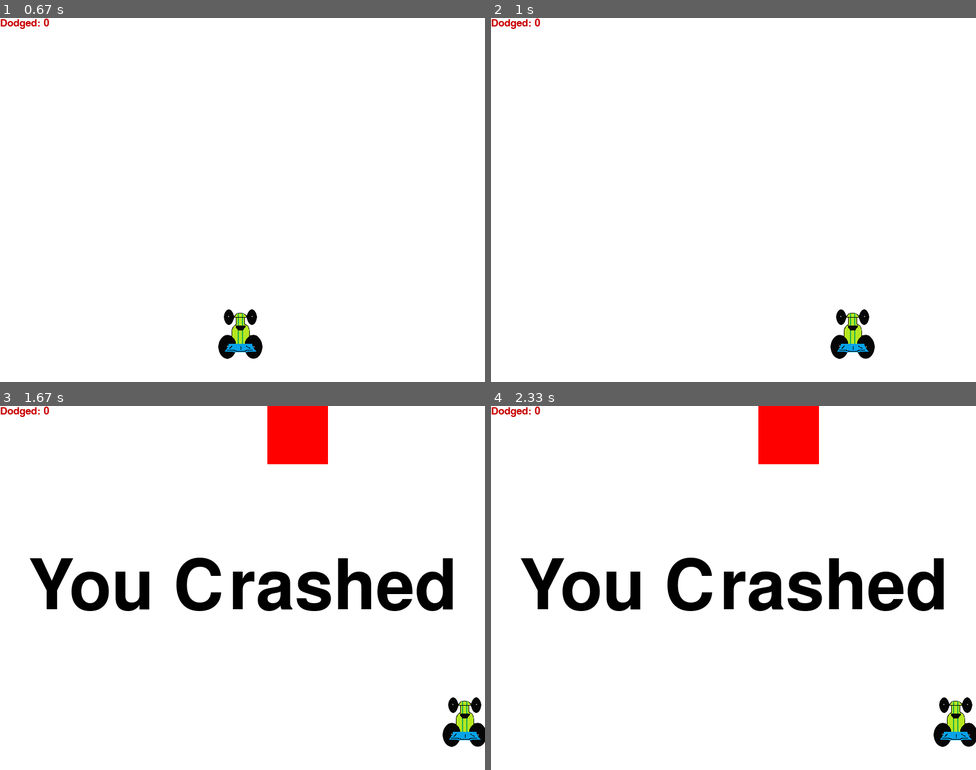
Above: before the commit, frames 1-4 (two rows, left to right).
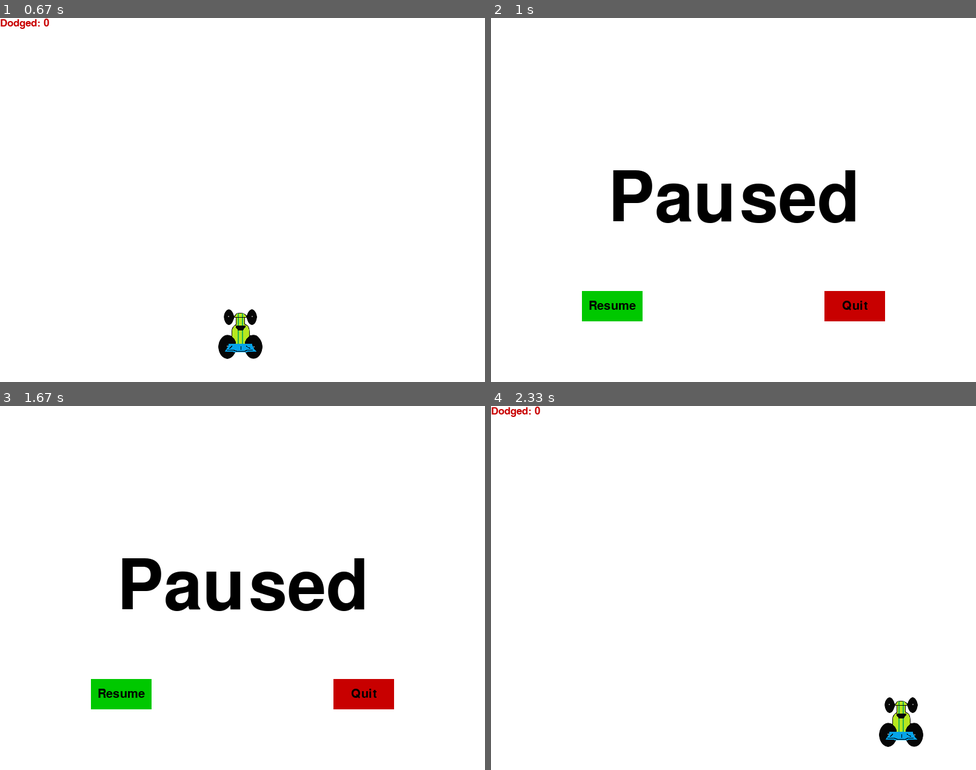
Above: after the commit, the same moments.

Repository: BugsBunnyl5/PyGame
Game: pygame game, started from a bit racey.py
Two runs of this game, one before a commit and one after it. Both use one fixed random seed, a clock stepped at 60 frames per second and the inputs below.
Inputs (mouse positions are in pixels of both pictures, inside the frame that each line leads up to):
- Up to frame 1 (0.67 s): press the mouse at (121, 305) at 0.37 s; move the mouse to (203, 294) at 0.47 s; release the mouse at (291, 280) at 0.6 s
- Up to frame 2 (1 s): hold P from 0.67 s (still down); hold Right from 0.67 s (still down); move the mouse to (583, 145) at 0.7 s
- Up to frame 3 (1.67 s): release P at 1.13 s; release Right at 1.13 s; press the mouse at (121, 693) at 1.2 s; move the mouse to (126, 606) at 1.3 s; release the mouse at (126, 515) at 1.43 s; hold P from 1.5 s (still down); hold Right from 1.5 s (still down); move the mouse to (218, 682) at 1.53 s
- Up to frame 4 (2.33 s): release P at 1.97 s; release Right at 1.97 s; press the mouse at (612, 693) at 2.03 s; move the mouse to (597, 609) at 2.13 s; release the mouse at (588, 529) at 2.27 s

Frame 1 is identical in both runs. In frame 2, 6.2% of the frame differs, in the area x 0-82%, y 0-94%; in frame 3, 11%, in the area x 0-100%, y 0-94%; in frame 4, 8.8%.

Commit message:
Fixed unpause button.

Diff:
--- a/a bit racey.py
+++ b/a bit racey.py
@@ -12,7 +12,7 @@
 red = (200, 0, 0)
 green = (0, 200, 0)
 bright_red = (255, 0, 0)
-bright_green =(0, 255, 0)
+bright_green = (0, 255, 0)
 
 colorlist = [black, green, red, bright_red, bright_green]
 
@@ -26,6 +26,9 @@
 clock = pygame.time.Clock()
 
 carImg = pygame.image.load('C:\\Users\\tomjm\\PycharmProjects\\PyGame\\racecar.png')
+
+pause = False
+
 
 def things_dodged(count):
     font = pygame.font.SysFont(None, 25)
@@ -63,18 +66,20 @@
     message_display('You Crashed')
 
 
-def button(msg, x, y, w, h, ic, ac, action = None):
+def button(msg, x, y, w, h, ic, ac, action=None):
     mouse = pygame.mouse.get_pos()
     click = pygame.mouse.get_pressed()
     print(click)
     if x + w > mouse[0] > x and y + h > mouse[1] > y:
         pygame.draw.rect(gameDisplay, ac, (x, y, w, h))
-        if click[0] == 1 and action != None:
+        if click[0] == 1 and action is not None:
             if action == "play":
                 game_loop()
             elif action == "quit":
                 pygame.quit()
                 quit()
+            elif action == "resume":
+                unpause()
     else:
         pygame.draw.rect(gameDisplay, ic, (x, y, w, h))
 
@@ -82,6 +87,31 @@
     textSurf, textRect = text_objects(msg, smallText)
     textRect.center = ((x + (w / 2)), (y + (h / 2)))
     gameDisplay.blit(textSurf, textRect)
+
+
+def unpause():
+    global pause
+    pause = False
+
+
+def paused():
+    while pause:
+        for event in pygame.event.get():
+            if event.type == pygame.QUIT:
+                pygame.quit()
+                quit()
+        gameDisplay.fill(white)
+        largeText = pygame.font.Font('freesansbold.ttf', 115)
+        TextSurf, TextRect = text_objects("Paused", largeText)
+        TextRect.center = ((display_width / 2), (display_height / 2))
+        gameDisplay.blit(TextSurf, TextRect)
+
+        button("Resume", 150, 450, 100, 50, green, bright_green, "resume")
+        button("Quit", 550, 450, 100, 50, red, bright_red, "quit")
+
+        pygame.display.update()
+        clock.tick(15)
+
 
 def game_intro():
     intro = True
@@ -104,6 +134,7 @@
 
 
 def game_loop():
+    global pause
     x = (display_width * 0.45)
     y = (display_height * 0.8)
 
@@ -127,8 +158,11 @@
             if event.type == pygame.KEYDOWN:
                 if event.key == pygame.K_LEFT:
                     x_change = -5
-                elif event.key == pygame.K_RIGHT:
+                if event.key == pygame.K_RIGHT:
                     x_change = 5
+                if event.key == pygame.K_p:
+                    pause = True
+                    paused()
             if event.type == pygame.KEYUP:
                 if event.key == pygame.K_LEFT or event.key == pygame.K_RIGHT:
                     x_change = 0
